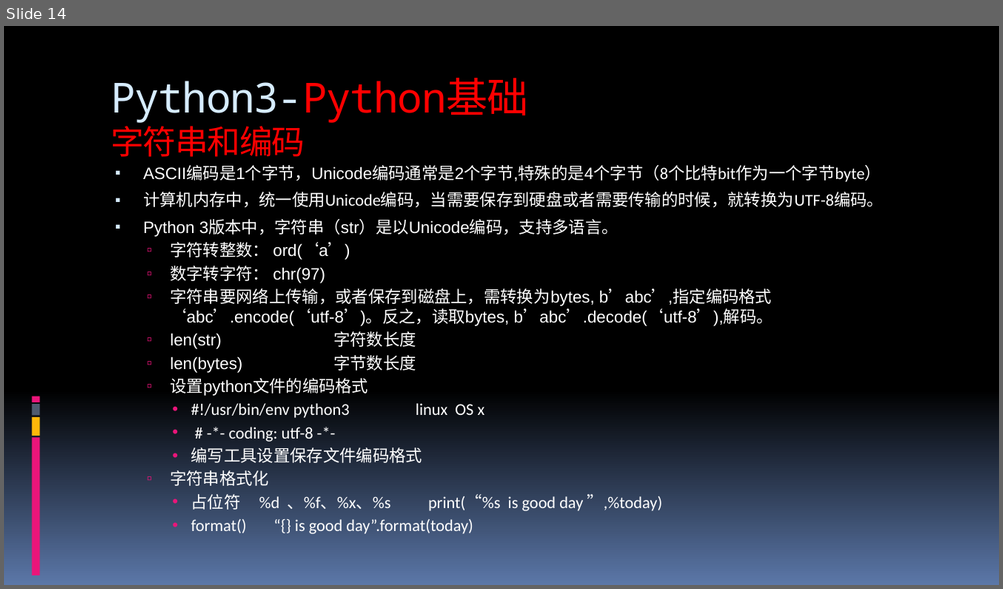
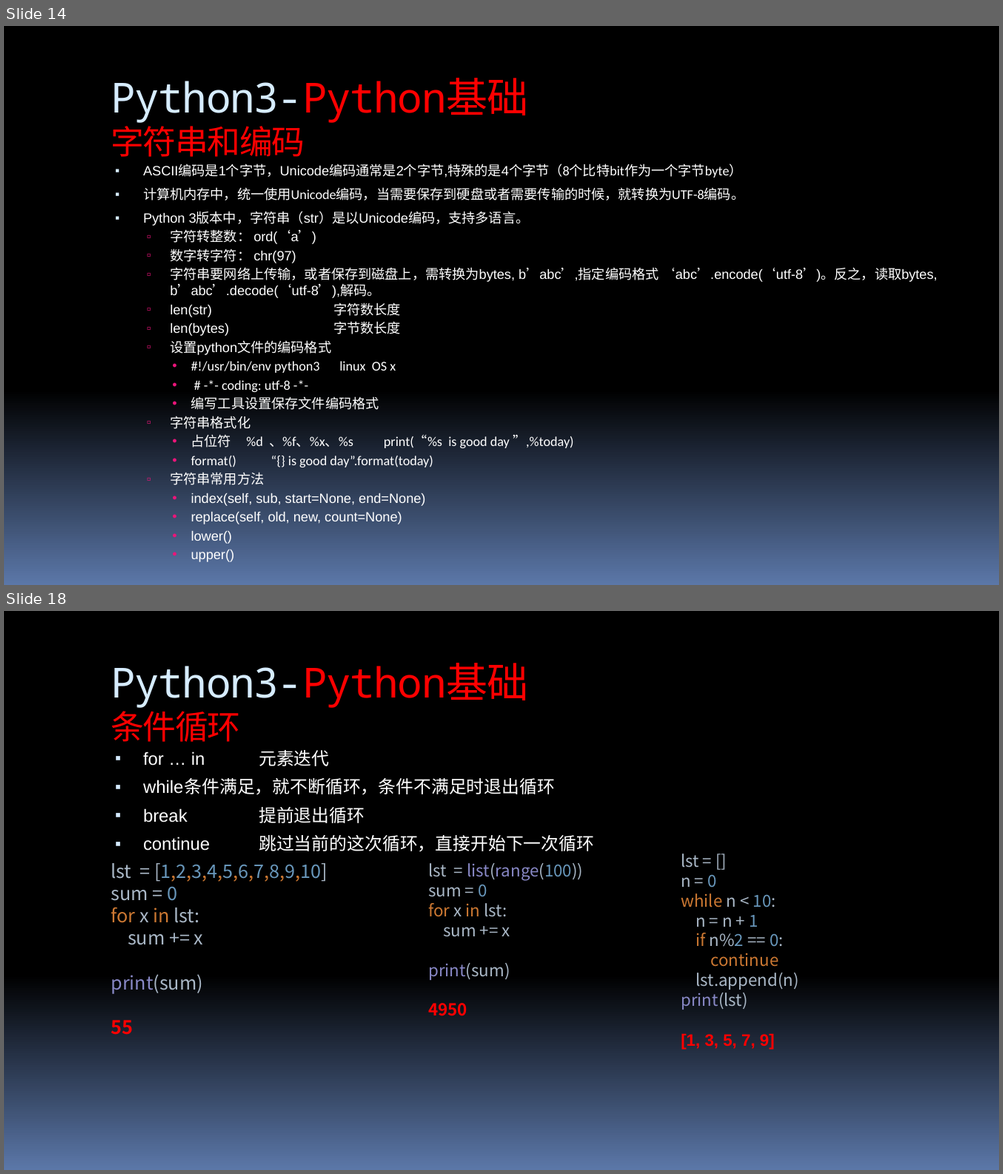
Before and after one commit to 260936767/UpdateServer, a slide deck: flexx_study/report for python&flexx.pptx. Shown one above the other, each under a label of ours: slide 14 before the commit, slides 14 and 18 after it; the slides between them are not shown. The pictures are 1003x589 and 1003x1174 pixels, drawn with LibreOffice and Linux fonts; fonts in the diff are those of the drawing. Boxes give left, top, right and bottom in pixels: in the first picture for what was removed or moved away, otherwise in the second. Text is boxed around its words. In the diff, an @@ line names an element or a change of style, - is before the commit and + after.

```diff
--- a/flexx_study/report for python&flexx.pptx
+++ b/flexx_study/report for python&flexx.pptx
@@ slide 18 added at (4,611,999,1170), background gradient #000000 to #5B77A8; not listed: 4 template elements that a slide beside it also shows @@
@@ title added at (111,663,528,742), 40 pt, text #FF0000 @@
+Python3-Python基础
+条件循环
@@ text added at (143,750,594,852), 17 pt, text #FFFFFF @@
+▪ for … in 元素迭代
+▪ while 条件满足，就不断循环，条件不满足时退出循环
+▪ break 提前退出循环
+▪ continue 跳过当前的这次循环，直接开始下一次循环
@@ text added at (680,854,799,1050), 16 pt, text #A9B7C6 @@
+lst = []
+n = 0
+while n < 10:
+n = n + 1
+if n%2 == 0:
+continue
+lst.append(n)
+print(lst)
+[1, 3, 5, 7, 9]
@@ text added at (111,863,327,1035), 18 pt, text #A9B7C6 @@
+lst = [1,2,3,4,5,6,7,8,9,10]
+sum = 0
+for x in lst:
+sum += x
+print(sum)
+55
@@ text added at (428,863,583,1017), 16 pt, text #A9B7C6 @@
+lst = list(range(100))
+sum = 0
+for x in lst:
+sum += x
+print(sum)
+4950
@@ slide 14 changed as well @@
@@ text at (143,166,937,468): size 16 to 13 pt in "ASCII编码是1个字节，Unicode编码通常是2个字节,特殊的是4个字节（8个比特bit作为一个字节byte）", "计算机内存中，统一使用Unicode编码，当需要保存到硬盘或者需要传输的时候，就转换为UTF-8编码。", "Python 3版本中，字符串（str）是以Unicode编码，支持多语言。", "字符转整数： ord(‘a’)" and 11 more places @@
@@ rectangle removed at (31,397,40,403) @@
@@ rectangle removed at (31,417,40,437) @@
@@ rectangle removed at (31,404,40,415) @@
@@ rectangle removed at (31,438,40,576) @@
@@ text at (170,472,425,562): paragraphs added @@
+  ▫ 字符串常用方法
+    • index(self, sub, start=None, end=None)
+    • replace(self, old, new, count=None)
+    • lower()
+    • upper()
```
Also in this commit, not shown: 54 other slides changed, 12 other slides added, 3 slides removed, 1 other file.
